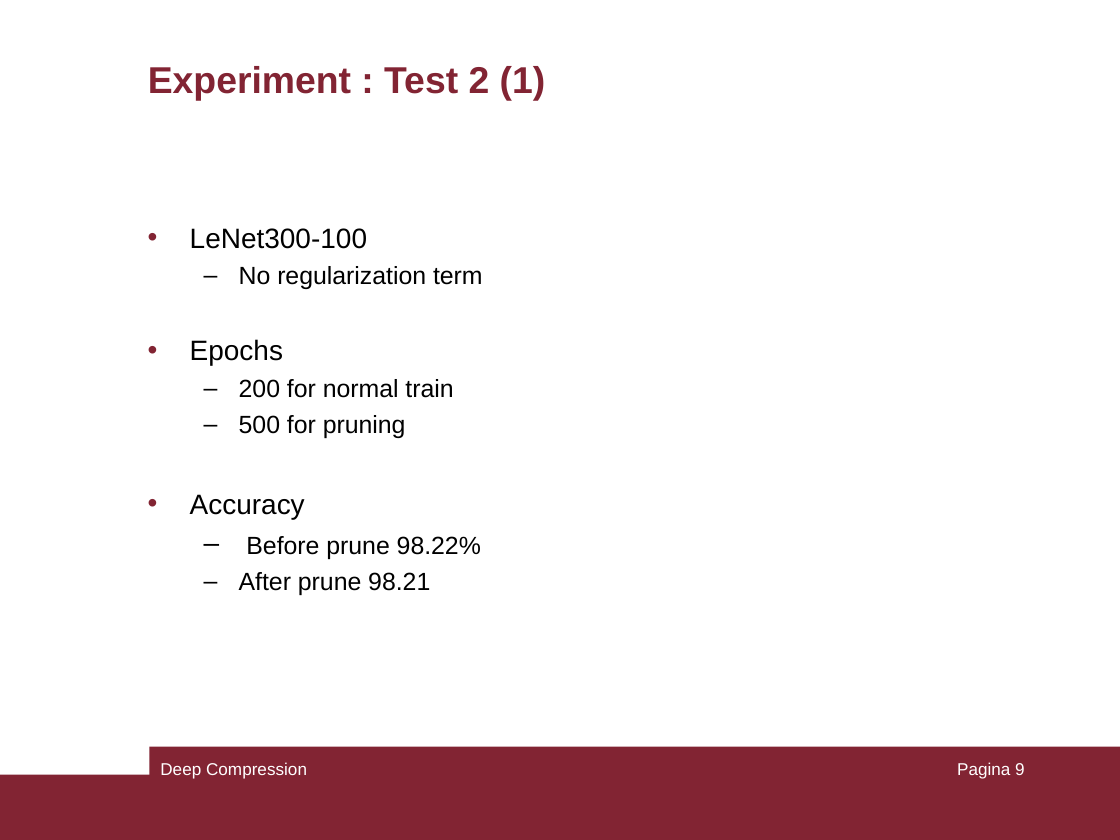
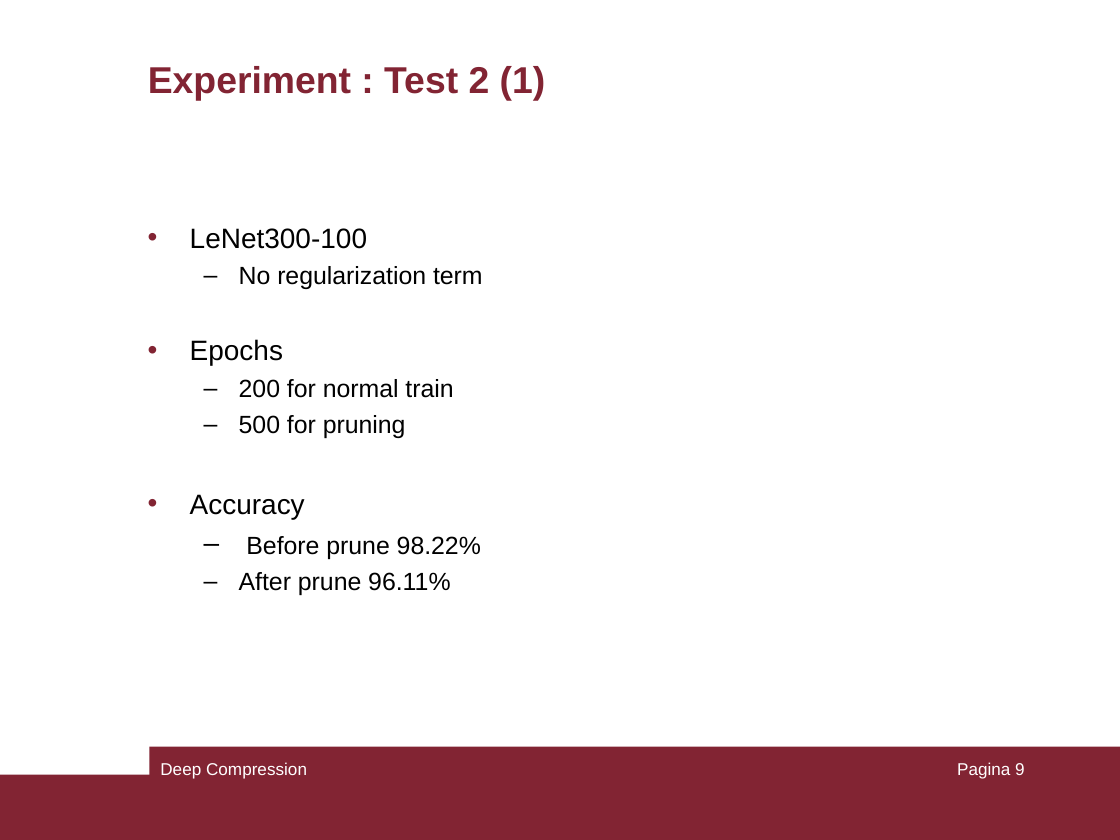
Before and after one commit to angelocatalani/neural-network-compression, a slide deck: slide 9 of nn-presentation.ppt. Drawn at 1120x840 pixels with LibreOffice and Linux fonts; fonts in the diff are those of the drawing. Boxes give left, top, right and bottom in pixels: in the first picture for what was removed or moved away, otherwise in the second. Text is boxed around its words. In the diff, an @@ line names an element or a change of style, - is before the commit and + after.

```diff
--- a/nn-presentation.ppt
+++ b/nn-presentation.ppt
@@ text at bbox=[239, 572, 450, 595]: text changed @@
-  – After prune 98.21
+  – After prune 96.11%
```
Also in this commit, not shown: 3 other slides changed, 11 other files.
